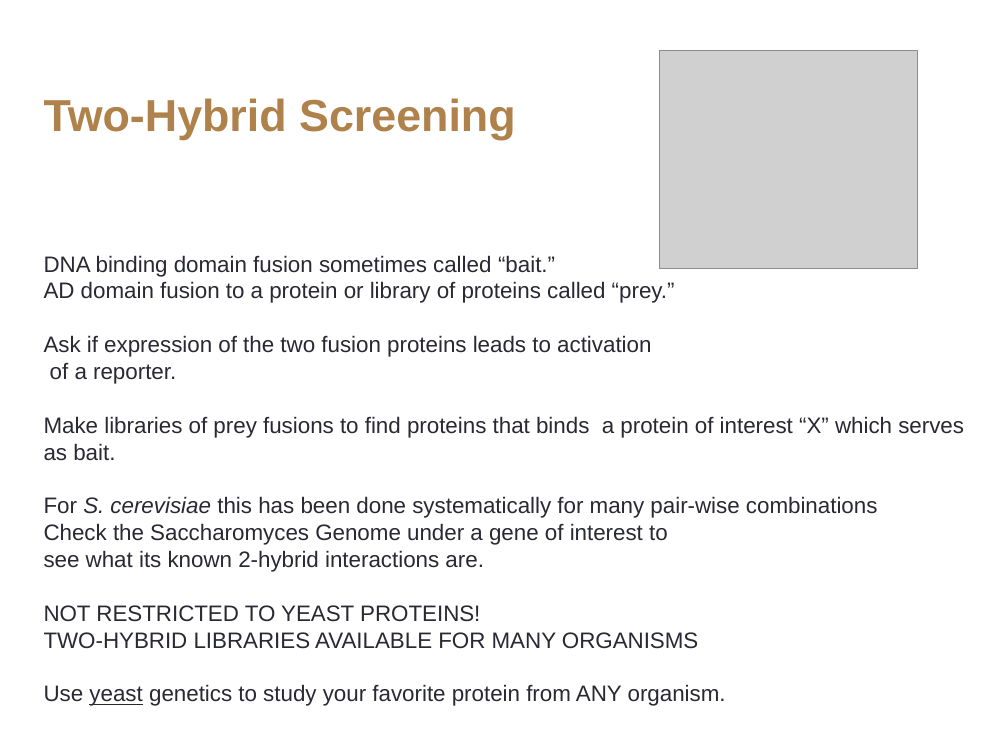
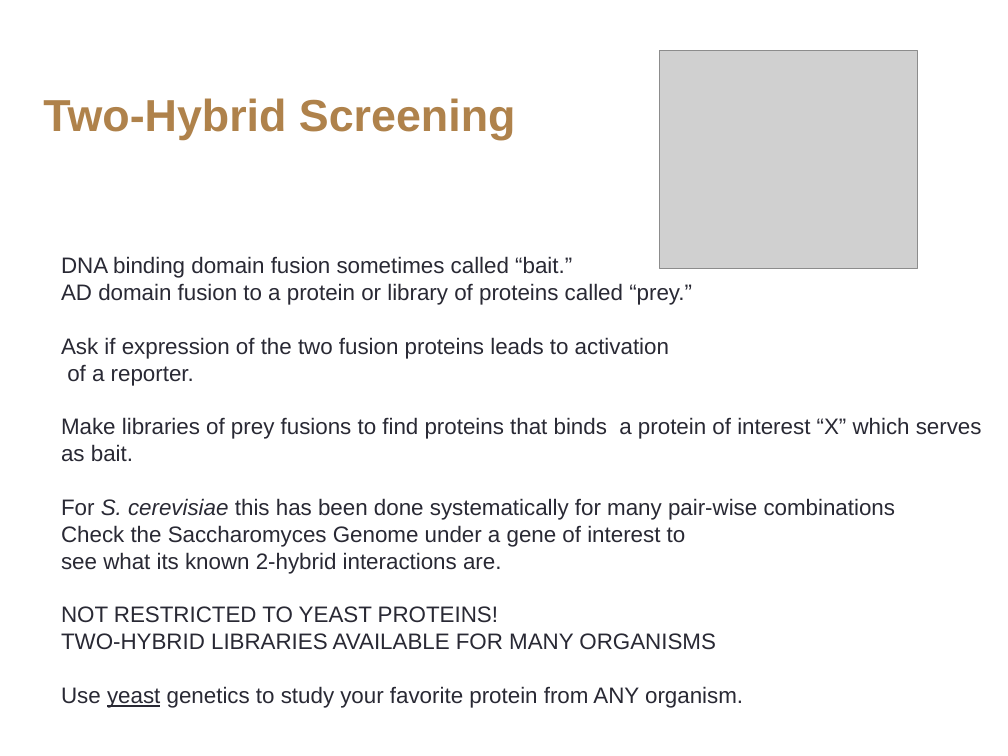
Before and after one commit to JustinRRigby/graduateschoolclasses, a slide deck: slide 22 of Fall_2017/GAMO/lectures/Dougs_Lectures/GAMO2017-Lecture #6.pptx (slide 21 before the commit). Drawn at 1008x756 pixels with LibreOffice and Linux fonts; fonts in the diff are those of the drawing; grey boxes stand for pictures. Boxes give left, top, right and bottom in pixels: in the first picture for what was removed or moved away, otherwise in the second. Text is boxed around its words. In the diff, an @@ line names an element or a change of style, - is before the commit and + after.

```diff
--- a/Fall_2017/GAMO/lectures/Dougs_Lectures/GAMO2017-Lecture #6.pptx
+++ b/Fall_2017/GAMO/lectures/Dougs_Lectures/GAMO2017-Lecture #6.pptx
@@ text "DNA binding domain fusion sometimes ..." moved from (x1=44, y1=255, x2=964, y2=706) to (x1=61, y1=256, x2=982, y2=708) @@
```
Also in this commit, not shown: 33 other slides changed, 1 slide added, 7 other files.
